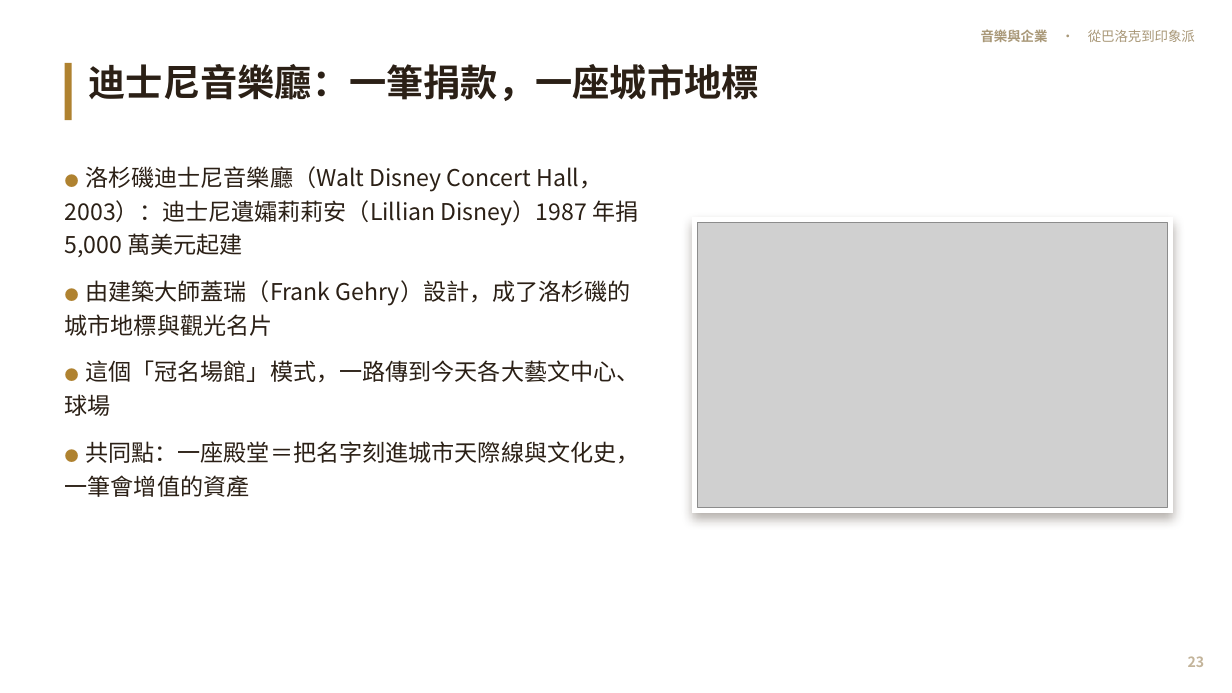
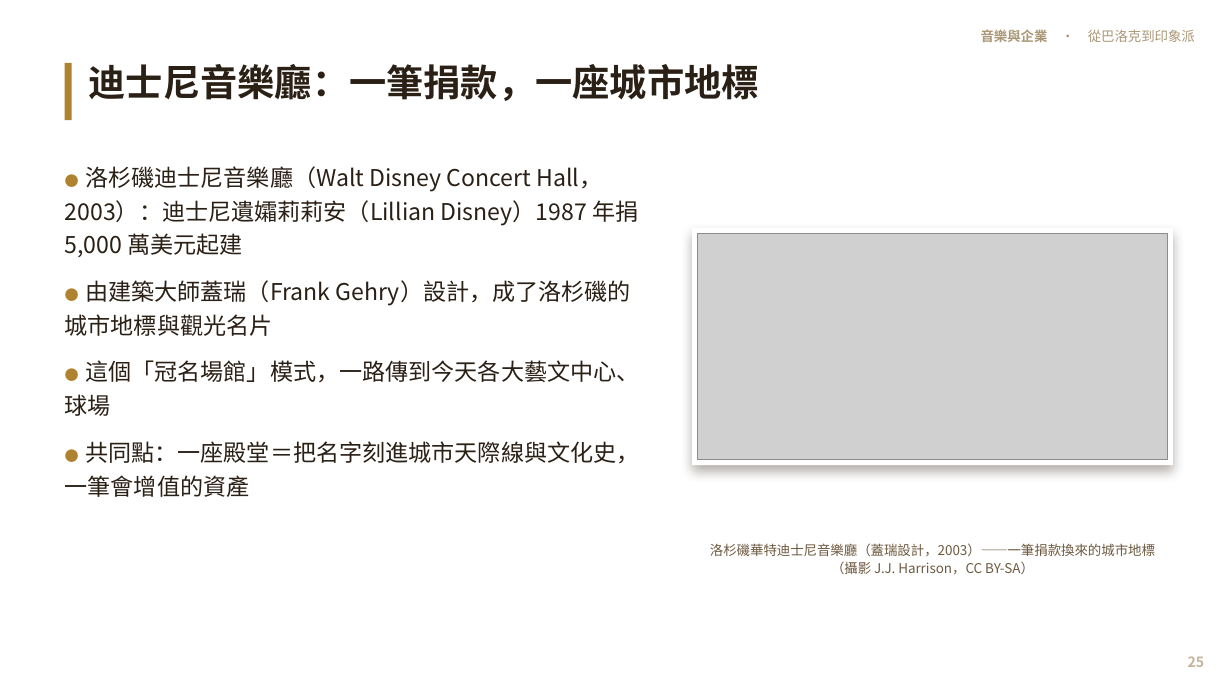
Before and after one commit to kblab2024/music-business-lecture, a slide deck: slide 25 of docs/downloads/音樂與企業-投影片.pptx (slide 23 before the commit). Drawn at 1232x693 pixels with LibreOffice and Linux fonts; fonts in the diff are those of the drawing; grey boxes stand for pictures. Boxes give left, top, right and bottom in pixels: in the first picture for what was removed or moved away, otherwise in the second. Text is boxed around its words. In the diff, an @@ line names an element or a change of style, - is before the commit and + after.

```diff
--- a/docs/downloads/音樂與企業-投影片.pptx
+++ b/docs/downloads/音樂與企業-投影片.pptx
@@ rectangle: place and size @@
-rectangle at (692, 217, 1173, 513)
+rectangle at (692, 228, 1173, 466)
@@ picture: place and size @@
-picture at (698, 223, 1167, 507)
+picture at (698, 234, 1167, 460)
@@ text added at (710, 543, 1155, 574), 10.5 pt, text #6E5A40 @@
+洛杉磯華特迪士尼音樂廳（蓋瑞設計，2003）——一筆捐款換來的城市地標（攝影 J.J. Harrison，CC BY-SA）
@@ text at (1188, 656, 1205, 667): text changed @@
-23
+25
```
Also in this commit, not shown: 47 other slides changed, 2 slides added, 30 other files.
